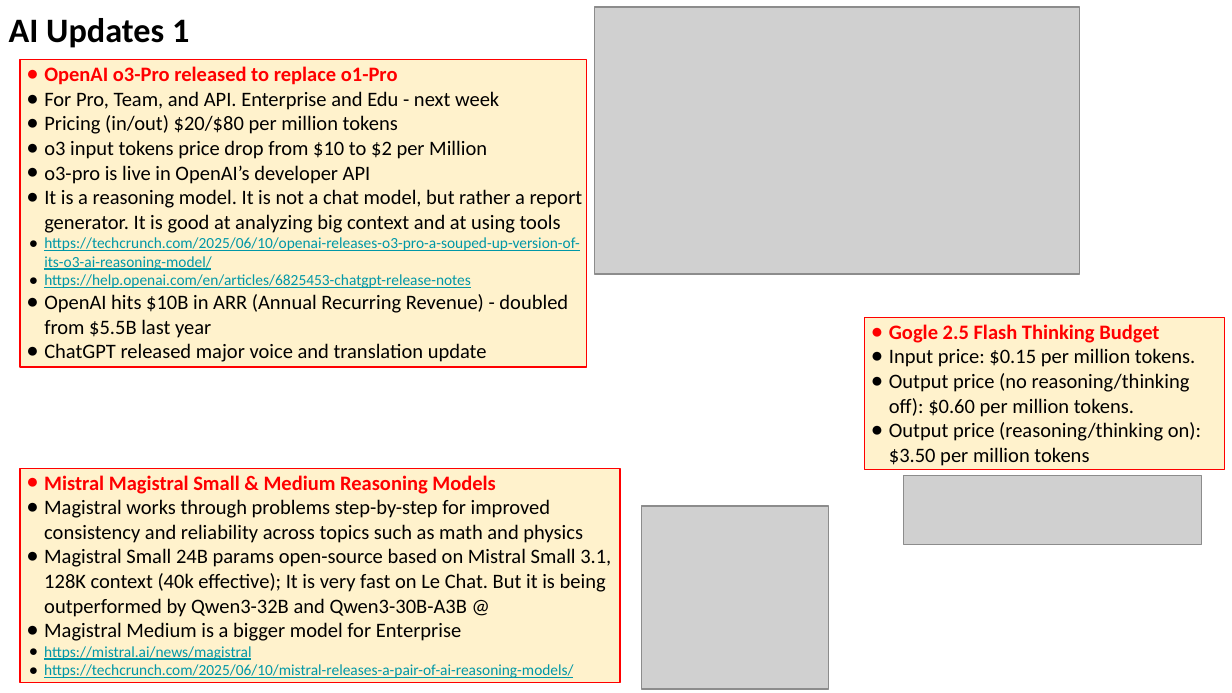
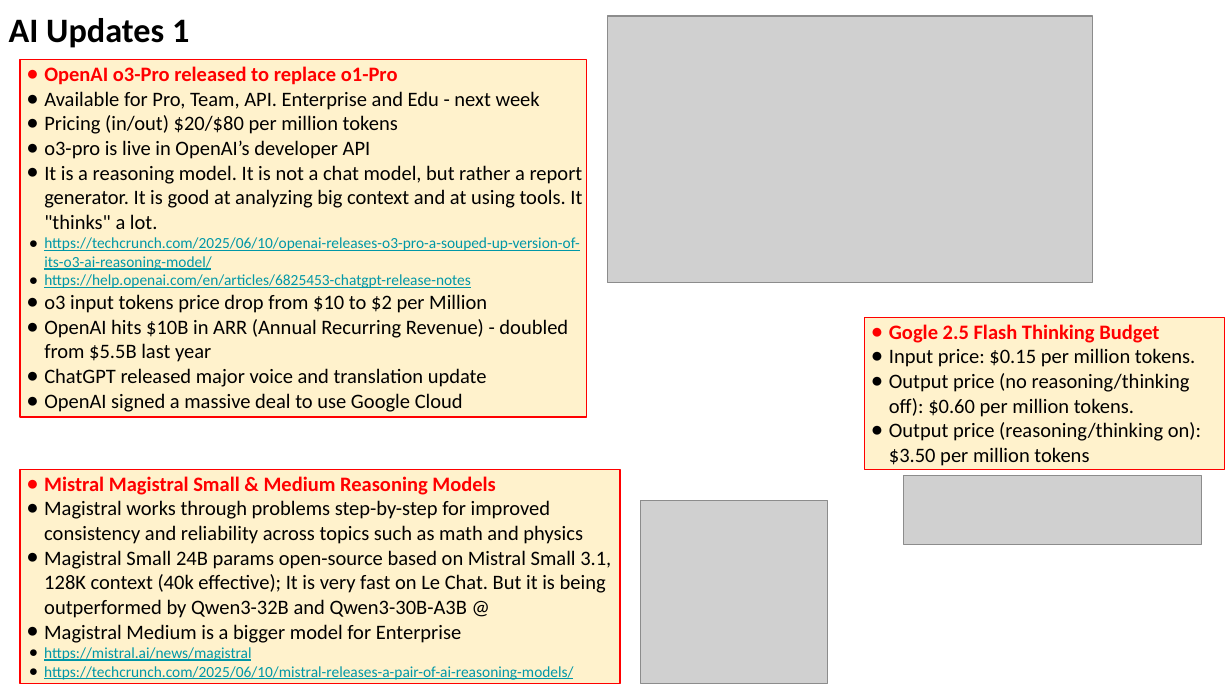
Before and after one commit to lselector/seminar, a slide deck: slide 3 of 2025/2025-06-13-AI-Updates.pptx. Drawn at 1232x693 pixels with LibreOffice and Linux fonts; fonts in the diff are those of the drawing; grey boxes stand for pictures. Boxes give left, top, right and bottom in pixels: in the first picture for what was removed or moved away, otherwise in the second. Text is boxed around its words. In the diff, an @@ line names an element or a change of style, - is before the commit and + after.

```diff
--- a/2025/2025-06-13-AI-Updates.pptx
+++ b/2025/2025-06-13-AI-Updates.pptx
@@ picture moved from (x1=594, y1=7, x2=1079, y2=275) to (x1=607, y1=16, x2=1093, y2=283) @@
@@ rectangle "OpenAI o3-Pro released to replace ..." resized from (x1=20, y1=60, x2=586, y2=367) to (x1=20, y1=60, x2=586, y2=418) @@
@@ text in rectangle at (x1=44, y1=91, x2=540, y2=110): text changed @@
-● For Pro, Team, and API. Enterprise and Edu - next week
+● Available for Pro, Team, API. Enterprise and Edu - next week
@@ text in rectangle at (x1=44, y1=140, x2=487, y2=159): paragraph removed @@
-● o3 input tokens price drop from $10 to $2 per Million
@@ text in rectangle at (x1=44, y1=165, x2=583, y2=229): text changed @@
-● It is a reasoning model. It is not a chat model, but rather a report generator. It is good at analyzing big context and at using tools
+● It is a reasoning model. It is not a chat model, but rather a report generator. It is good at analyzing big context and at using tools. It "thinks" a lot.
@@ text in rectangle at (x1=44, y1=294, x2=487, y2=313): paragraph added @@
+● o3 input tokens price drop from $10 to $2 per Million
@@ text in rectangle at (x1=44, y1=393, x2=463, y2=412): paragraph added @@
+● OpenAI signed a massive deal to use Google Cloud
@@ picture moved from (x1=642, y1=506, x2=829, y2=689) to (x1=641, y1=500, x2=828, y2=683) @@
```
Also in this commit, not shown: 10 other slides changed, 4 slides added.
